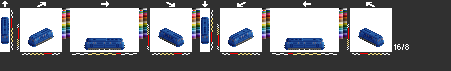
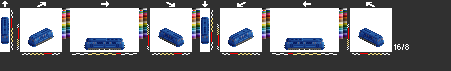
Layered file, before and after one edit (451x71). Changes by layer:
painted on "mz2" over bbox(39, 37, 373, 47)
